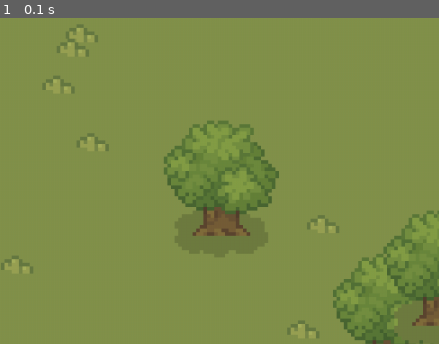
Above: before the commit, frame 1.
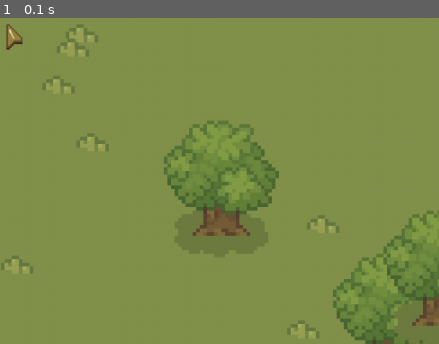
Above: after the commit, the same moment.

Repository: chepyr/pygame_project
Game: pygame game, started from main.py
The game is run twice, just before and just after one commit, with the same random seed, the same clock (stepped at 60 frames per second) and the same inputs.
Inputs:
- Up to frame 1 (0.1 s): no input
The pictures show only the part of the screen within x 0-50%, y 0-50%; the shares and areas given below are measured in that part.

The runs differ from the first frame. In frame 1, 0.1% of the frame differs, in the area x 1-6%, y 1-10%.

Commit message:
Cursor in the game changed

Diff:
--- a/main.py
+++ b/main.py
@@ -2,6 +2,7 @@
 from main_character import MainCharacter
 from things_dir.plant import Tree, Grass
 import modified_group
+import things_dir
 
 GRASS_COLOR = (131, 146, 76)
 SCREEN_SIZE = (1000, 800)
@@ -11,10 +12,14 @@
     pygame.init()
     pygame.display.set_caption('Game')
     screen = pygame.display.set_mode(SCREEN_SIZE)
+    pygame.mouse.set_visible(False)
     screen.fill(GRASS_COLOR)
 
     # sprites = pygame.sprite.Group()
     sprites = modified_group.ModifiedGroup()
+    cursor_group = modified_group.ModifiedGroup()
+    things_dir.thing.Cursor(cursor_group)
+
     for _ in range(20):
         Grass(sprites)
     for _ in range(8):
@@ -43,10 +48,16 @@
                     hero.moving = False
 
         cur_time = clock.tick()
+        # Отрисовка всех спрайтов
         if hero.moving:
             hero_group.update(cur_time, move=True, groups=sprites)
         sprites.draw(screen)
         hero_group.draw(screen)
+
+        # Отрисовка курсора
+        if pygame.mouse.get_focused():
+            cursor_group.update(pygame.mouse.get_pos())
+            cursor_group.draw(screen)
 
         pygame.display.flip()
 
--- a/things_dir/thing.py
+++ b/things_dir/thing.py
@@ -15,3 +15,17 @@
         self.image = load_image(image_name, *colorkey)
         self.draw_rect = self.image.get_rect()
         return self.image
+
+
+class Cursor(Thing):
+    image_name = 'cursor.png'
+
+    def __init__(self, *groups):
+        super().__init__(*groups)
+        self.image = load_image(Cursor.image_name, -1)
+        self.rect = self.image.get_rect()
+        self.draw_rect = self.rect
+
+    def update(self, pos):
+        self.rect.x, self.rect.y = pos
+        self.draw_rect = self.rect
